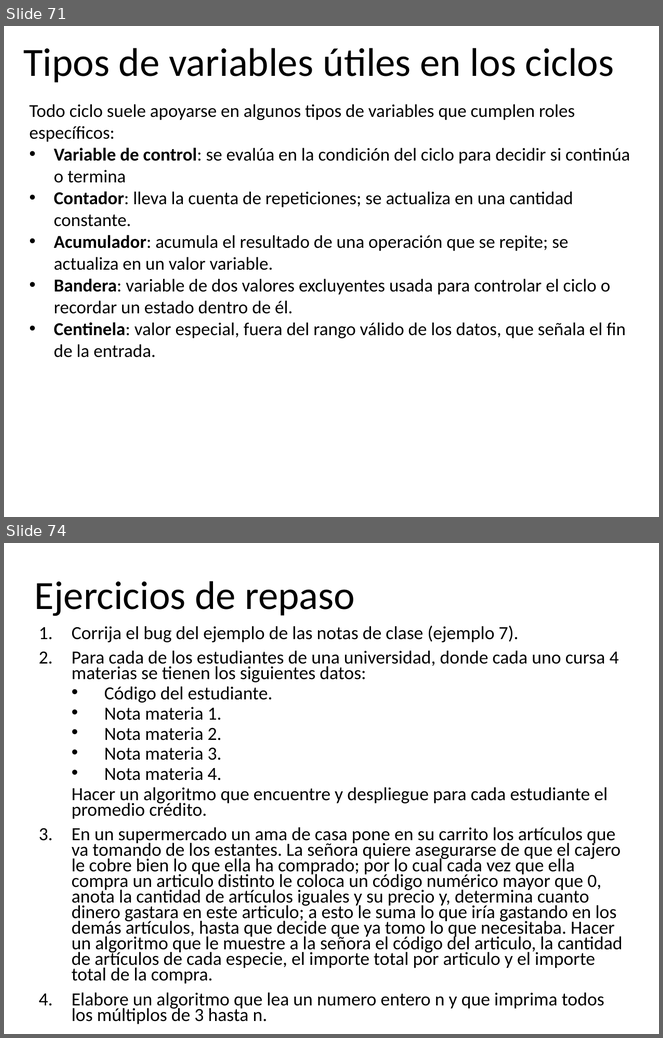
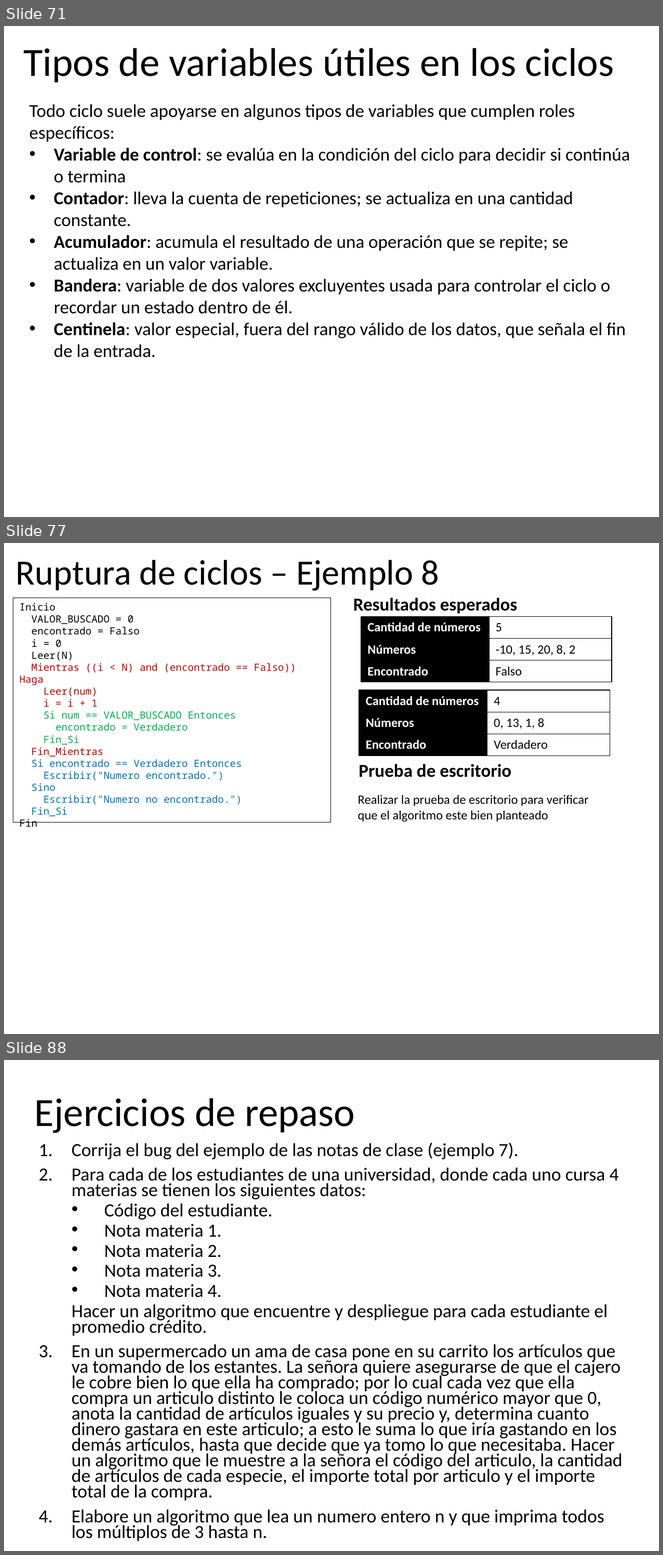
Before and after one commit to algoritmos-UdeA/logica1-20262, a slide deck: clases/7/teoria/clase-07.pptx. Shown one above the other, each under a label of ours: slides 71 and 74 before the commit, slides 71, 77 and 88 after it; the slides between them are not shown. The pictures are 663x1038 and 663x1555 pixels, drawn with LibreOffice and Linux fonts; fonts in the diff are those of the drawing. Boxes give left, top, right and bottom in pixels: in the first picture for what was removed or moved away, otherwise in the second. Text is boxed around its words. In the diff, an @@ line names an element or a change of style, - is before the commit and + after.

```diff
--- a/clases/7/teoria/clase-07.pptx
+++ b/clases/7/teoria/clase-07.pptx
@@ slide 77 added at (x1=4, y1=543, x2=659, y2=1034), background #FFFFFF @@
@@ text added at (x1=16, y1=560, x2=440, y2=591), 39 pt, text #000000 @@
+Ruptura de ciclos – Ejemplo 8
@@ rectangle added at (x1=13, y1=598, x2=331, y2=823), outline #000000 0.75 pt, 11 pt, text #0070C0 @@
+Inicio
+VALOR_BUSCADO = 0
+encontrado = Falso
+i = 0
+Leer(N)
+Mientras ((i < N) and (encontrado == Falso)) Haga
+Leer(num)
+i = i + 1
+Si num == VALOR_BUSCADO Entonces
+encontrado = Verdadero
+Fin_Si
+Fin_Mientras
+Si encontrado == Verdadero Entonces
+Escribir("Numero encontrado.")
+Sino
+Escribir("Numero no encontrado.")
+Fin_Si
+Fin
@@ text added at (x1=353, y1=598, x2=518, y2=614), 20 pt, text #000000, bold @@
+Resultados esperados
@@ table added at (x1=361, y1=616, x2=611, y2=682), 3 rows, 2 columns @@
+Cantidad de números | 5
+Números | -10, 15, 20, 8, 2
+Encontrado | Falso
@@ table added at (x1=359, y1=691, x2=609, y2=756), 3 rows, 2 columns @@
+Cantidad de números | 4
+Números | 0, 13, 1, 8
+Encontrado | Verdadero
@@ text added at (x1=359, y1=764, x2=512, y2=778), 20 pt, text #000000, bold @@
+Prueba de escritorio
@@ text added at (x1=358, y1=795, x2=589, y2=822), 14 pt, text #000000 @@
+Realizar la prueba de escritorio para verificar que el algoritmo este bien planteado
@@ what was slide 74 is now slide 88 @@
```
Also in this commit, not shown: 21 slides changed, 13 other slides added, 13 other files.
